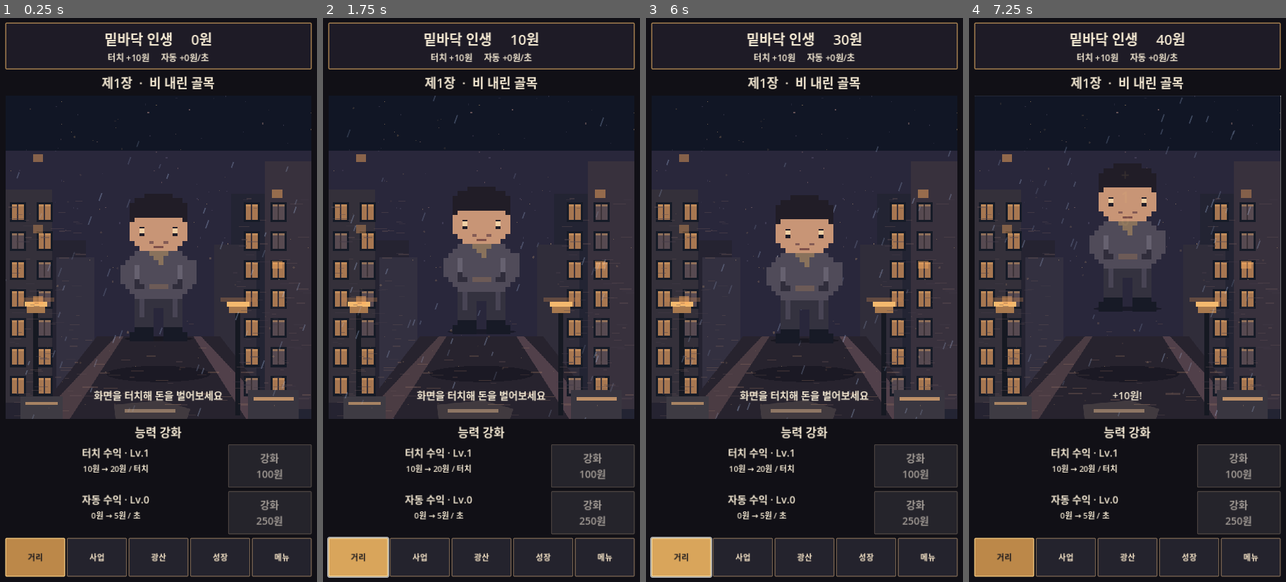
Above: before the commit, frames 1-4 (left to right).
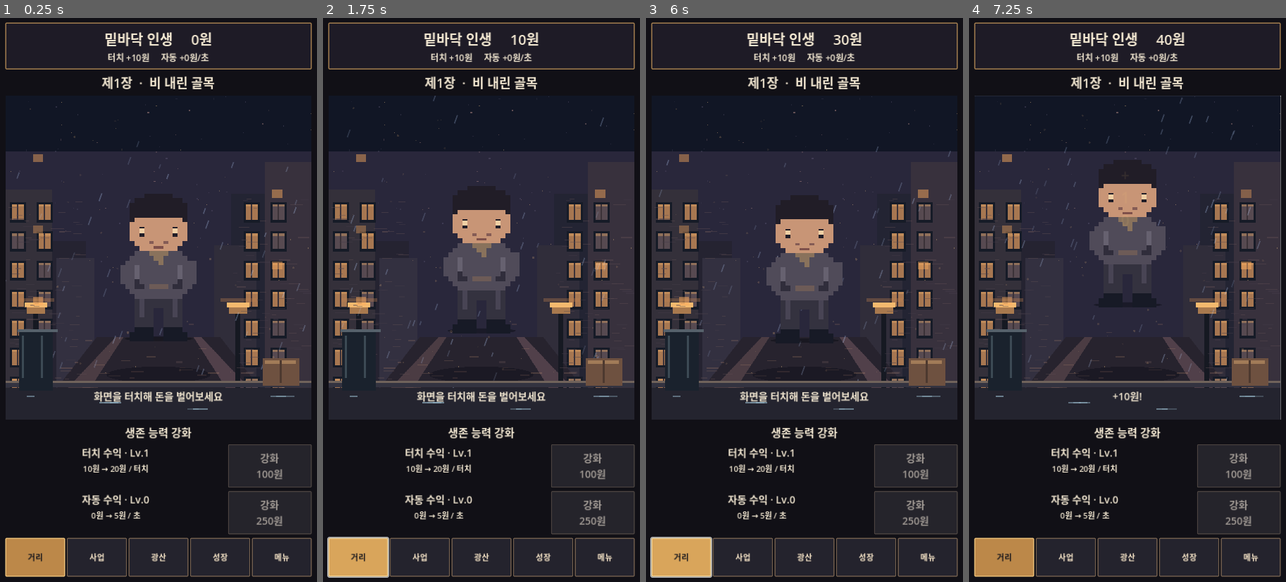
Above: after the commit, the same moments.

Repository: sungpil987/BottomLife-Reborn
Game: Godot game, scene res://scenes/Main.tscn
Same seed, same stepped clock (60 frames per second), same inputs: the game is played once before the commit and once after it.
Inputs (mouse positions are in pixels of both pictures, inside the frame that each line leads up to; where the layout moved, square brackets give the same spot in the first picture):
- Up to frame 1 (0.25 s): no input
- Up to frame 2 (1.75 s): click (481, 260) [481, 254] at 0.5 s; click "거리" at 1.25 s
- Up to frame 3 (6 s): click "사업" at 2 s; click "광산" at 2.75 s; click "곡괭이질 +20원 / 광석 1개" at 3.5 s; click "성장" at 4.25 s; click "메뉴" at 5 s; click "거리" at 5.75 s
- Up to frame 4 (7.25 s): click (1127, 260) [1127, 254] at 6.5 s

The runs differ from the first frame. In frame 1, 5.1% of the frame differs, in the area x 1-99%, y 13-75%; in frame 2, 5.3%; in frame 3, 5.1%; in frame 4, 5.7%.

Commit message:
v2.1 integrate street foreground depth, refine hero framing and scene layout

Diff:
--- a/scripts/main.gd
+++ b/scripts/main.gd
@@ -642,14 +642,19 @@
 	hero.texture_filter = CanvasItem.TEXTURE_FILTER_NEAREST
 	hero.anchor_left = 0.31
 	hero.anchor_right = 0.69
-	hero.anchor_top = 0.16
-	hero.anchor_bottom = 0.91
+	hero.anchor_top = 0.18
+	hero.anchor_bottom = 0.89
 	hero.mouse_filter = Control.MOUSE_FILTER_IGNORE
 	scene_area.add_child(hero)
 	hero_sprite = hero
+	var foreground := Control.new()
+	foreground.set_script(load("res://scripts/street_foreground.gd"))
+	foreground.set_anchors_and_offsets_preset(Control.PRESET_FULL_RECT)
+	foreground.mouse_filter = Control.MOUSE_FILTER_IGNORE
+	scene_area.add_child(foreground)
 	hero_blink_clock = 0.0
 	hero_blink_active = false
-	hero.pivot_offset = Vector2(120, 180)
+	hero.pivot_offset = Vector2(120, 165)
 	hero_idle_tween = create_tween().set_loops()
 	hero_idle_tween.tween_property(hero, "position:y", hero.position.y - 5.0, 1.15).set_trans(Tween.TRANS_SINE).set_ease(Tween.EASE_IN_OUT)
 	hero_idle_tween.tween_property(hero, "position:y", hero.position.y, 1.15).set_trans(Tween.TRANS_SINE).set_ease(Tween.EASE_IN_OUT)
@@ -672,7 +677,7 @@
 	feedback.grow_horizontal = Control.GROW_DIRECTION_BOTH
 	feedback.mouse_filter = Control.MOUSE_FILTER_IGNORE
 	scene_area.add_child(feedback)
-	content.add_child(make_label("능력 강화", 27))
+	content.add_child(make_label("생존 능력 강화", 25))
 	var tap_cost := 100.0 * pow(1.35, tap_level - 1)
 	var tap_row := HBoxContainer.new()
 	tap_row.custom_minimum_size.y = 82
